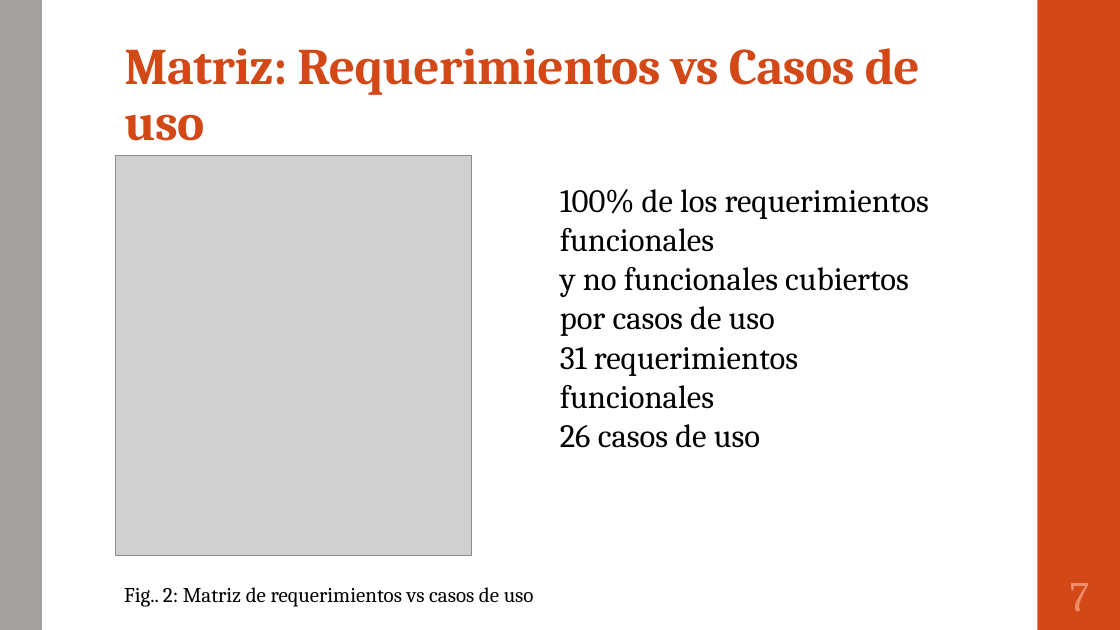
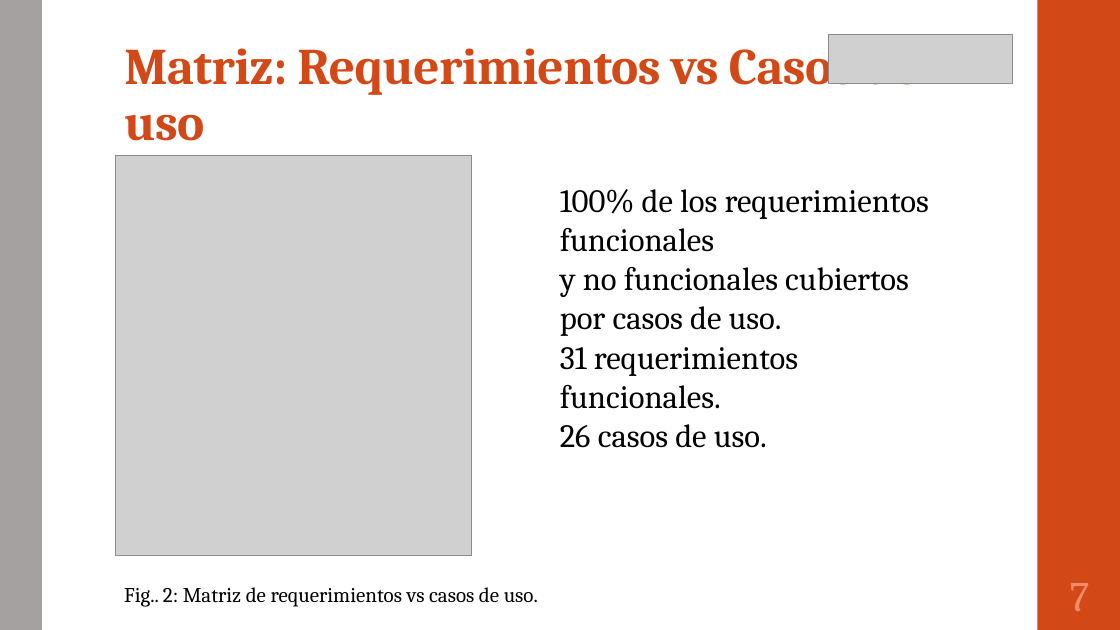
Before and after one commit to portafolio2016/hipocrates, a slide deck: slide 8 of presentación lunes 24 octubre 2016.pptx. Drawn at 1120x630 pixels with LibreOffice and Linux fonts; fonts in the diff are those of the drawing; grey boxes stand for pictures. Boxes give left, top, right and bottom in pixels: in the first picture for what was removed or moved away, otherwise in the second. Text is boxed around its words. In the diff, an @@ line names an element or a change of style, - is before the commit and + after.

```diff
--- a/presentación lunes 24 octubre 2016.pptx
+++ b/presentación lunes 24 octubre 2016.pptx
@@ picture added at [829, 34, 1013, 82] @@
@@ text at [560, 189, 929, 448]: text changed @@
-100% de los requerimientos funcionales
-y no funcionales cubiertos por casos de uso
-31 requerimientos funcionales
-26 casos de uso
+100% de los requerimientos funcionales
+y no funcionales cubiertos por casos de uso.
+31 requerimientos funcionales.
+26 casos de uso.
@@ text at [124, 587, 538, 607]: text changed @@
-Fig.. 2: Matriz de requerimientos vs casos de uso
+Fig.. 2: Matriz de requerimientos vs casos de uso.
```
Also in this commit, not shown: 16 other slides changed.
